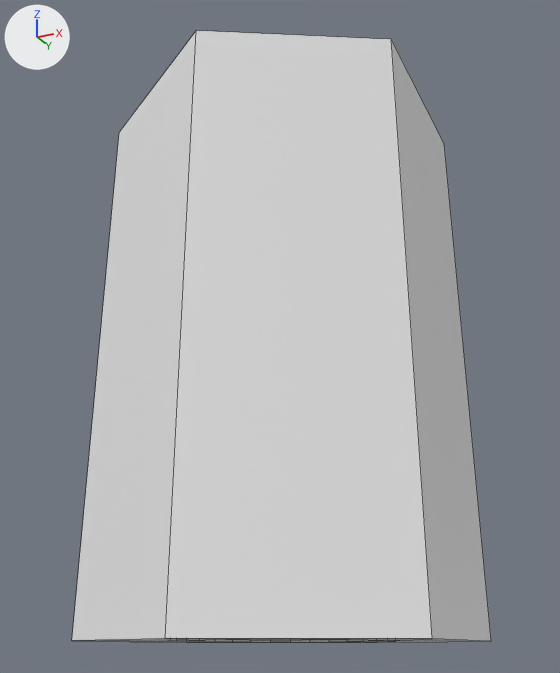
The Blender file Assets/BlenderFiles/Knob.blend, before and after one commit.
Camera for both pictures: a 50 mm lens placed at (1.02, -2.07, 0.04), pointed at (0.0, -0.02, 0.96). Arrows for +X, +Y and +Z are at upper left; the lights stay in place. Mesh edges are drawn as thin lines.

The scene before the commit, as lines of its bpy script (objects in view):
```python
me_cylinder_002 = bpy.data.meshes.new('Cylinder.002')
me_cylinder_002.from_pydata(...)  # a 6-sided cylinder along z spanning x -0.5..0.5, y -0.58..0.58, z -0.23..1.44
ob_knob = bpy.data.objects.new('knob', me_cylinder_002)
ob_knob.location = (0.0, 0.005, 0.3)
_m = ob_knob.modifiers.new('Boolean', 'BOOLEAN')
_m.object = ob_pot
_m.solver = 'FLOAT'
```
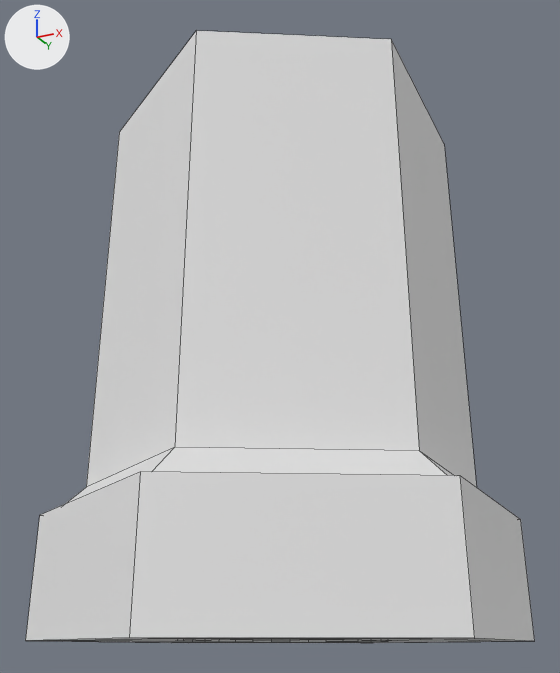
What the commit changed:
me_cylinder_002 is used by ob_knob; location (0.0, 0.005, 0.3).
me_cylinder_002 had 12 vertices, 8 faces and spanned x -0.5..0.5, y -0.58..0.58, z -0.23..1.44.
me_cylinder_002 now has 36 vertices, 32 faces and spans x -0.61..0.61, y -0.7..0.7, z -0.23..1.44.
Part 1, on me_cylinder_002:
6 faces are deleted.
12 vertices are added at x -0.61..0.61, y -0.7..0.7, z -0.23..0.1.
6 new vertices lie (0.0, 0.0, -1.26) away from vertices in x -0.5..0.5, y -0.58..0.58, z 1.44.
6 new vertices lie (0.0, 0.0, 0.33) away from vertices in x -0.61..0.61, y -0.7..0.7, z -0.23.
30 new faces join them.

Location of each change, [x1, y1, x2, y2] in pixels of the pictures (560 x 673 px):
'knob', reshaped (21% wider): before [72, 31, 491, 642]; after [26, 31, 535, 643]
part 1 of me_cylinder_002, built on: before [72, 31, 491, 641]; after [26, 31, 535, 643]
